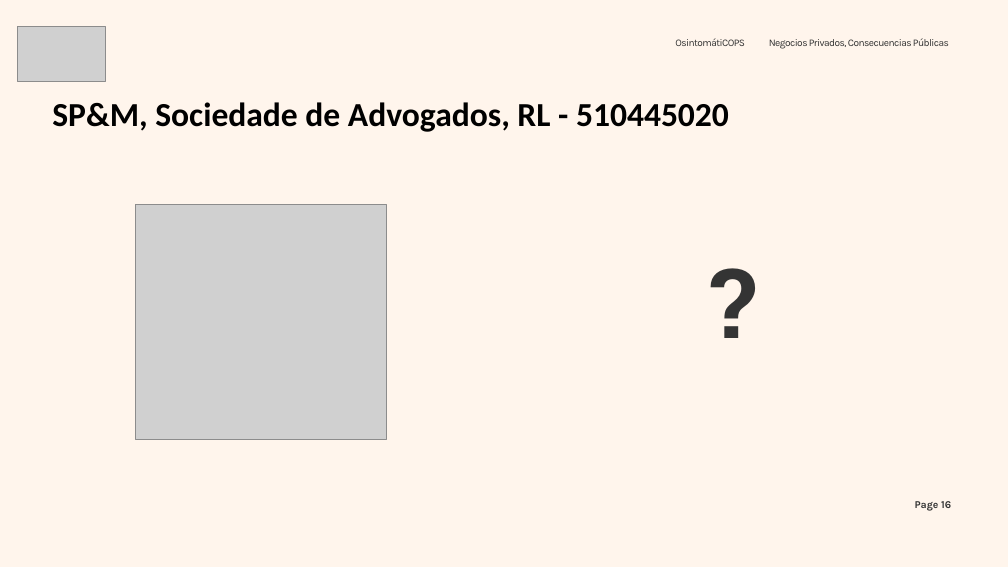
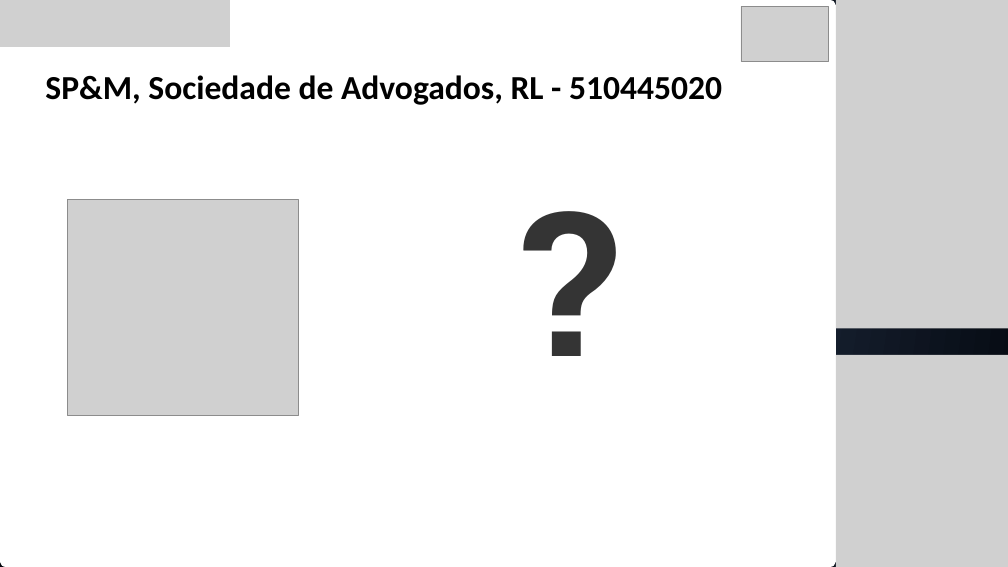
Before and after one commit to pedroaovieira/osint, a slide deck: slide 18 of presentation/osintomaticops/Negocios_Privados,_Consecuencias_Publicas.pptx (slide 16 before the commit). Drawn at 1008x567 pixels with LibreOffice and Linux fonts; fonts in the diff are those of the drawing; grey boxes stand for pictures; background and template pictures are left out. Boxes give left, top, right and bottom in pixels: in the first picture for what was removed or moved away, otherwise in the second. Text is boxed around its words. In the diff, an @@ line names an element or a change of style, - is before the commit and + after.

```diff
--- a/presentation/osintomaticops/Negocios_Privados,_Consecuencias_Publicas.pptx
+++ b/presentation/osintomaticops/Negocios_Privados,_Consecuencias_Publicas.pptx
@@ background picture (left out) to gradient #2B3D59 to #03060C @@
@@ freeform shape added at (x1=0, y1=0, x2=836, y2=567), fill #FFFFFF @@
@@ picture added at (x1=0, y1=0, x2=230, y2=47) @@
@@ picture moved from (x1=18, y1=26, x2=105, y2=82) to (x1=741, y1=6, x2=828, y2=61) @@
@@ picture added at (x1=836, y1=0, x2=1008, y2=329) @@
@@ text removed at (x1=675, y1=38, x2=745, y2=46) @@
-  OsintomátiCOPS
@@ text removed at (x1=769, y1=38, x2=949, y2=49) @@
-  Negocios Privados, Consecuencias Públicas
@@ text "SP&M, Sociedade de Advogados, RL ..." moved from (x1=52, y1=102, x2=729, y2=132) to (x1=45, y1=75, x2=722, y2=105) @@
@@ picture resized from (x1=135, y1=204, x2=387, y2=439) to (x1=67, y1=199, x2=298, y2=415) @@
@@ text removed at (x1=710, y1=240, x2=763, y2=356) @@
-?
@@ text added at (x1=521, y1=279, x2=751, y2=414), 287 pt, text #343434, bold @@
+?
@@ picture added at (x1=836, y1=355, x2=1008, y2=567) @@
@@ page number removed at (x1=915, y1=501, x2=951, y2=511) @@
-Page 16
```
Also in this commit, not shown: 22 other slides changed, 16 slides added, 14 slides removed, 1 other file.
